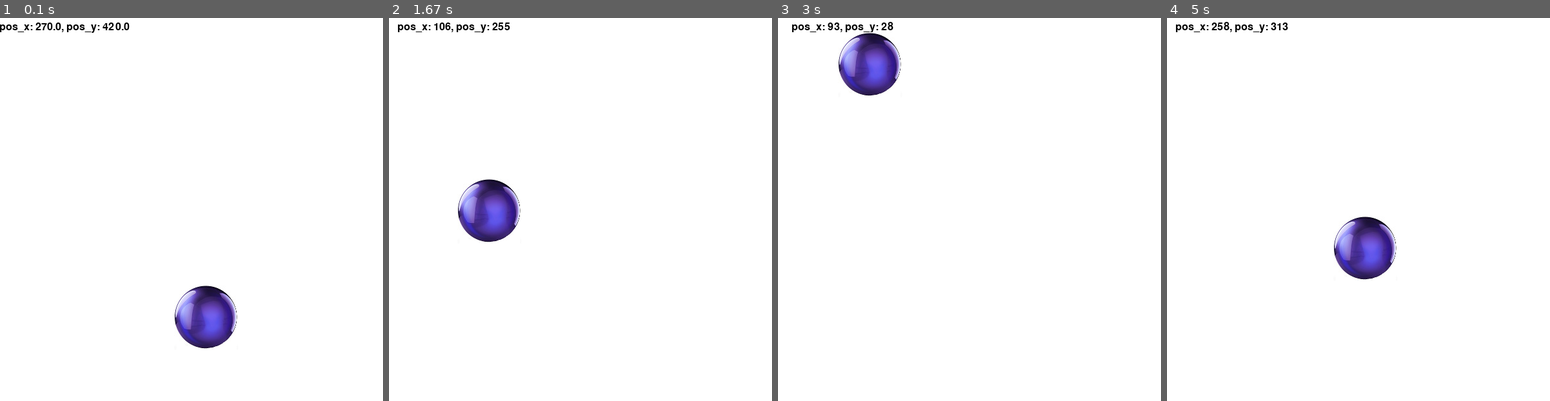
Above: before the commit, frames 1-4 (left to right).
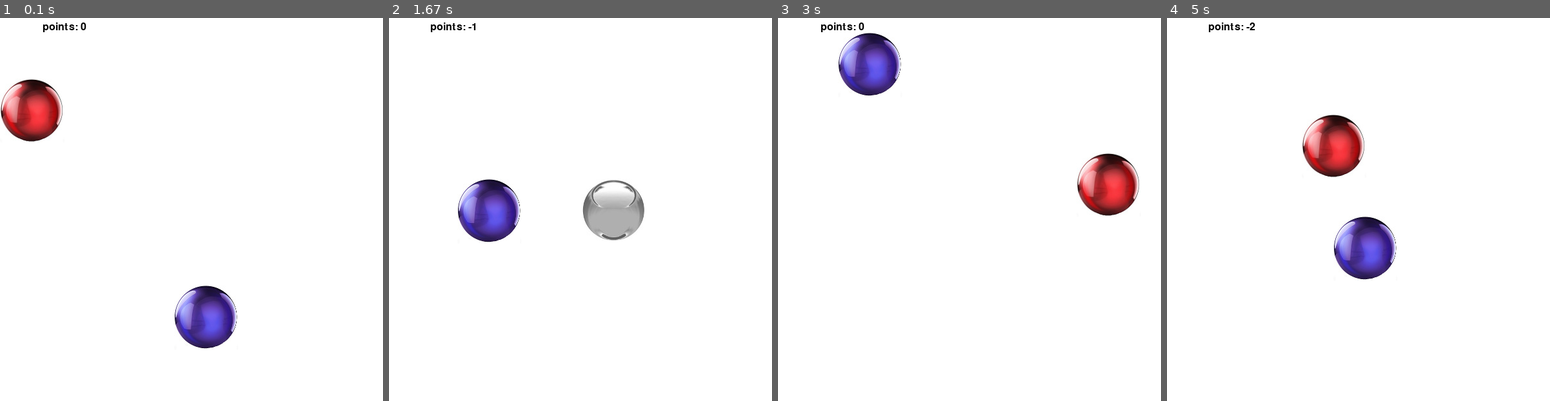
Above: after the commit, the same moments.

Repository: vishal-keshav/Q-Learning-pygame
Game: pygame game, started from testing_main.py
Two runs of this game, one before a commit and one after it. Both use one fixed random seed, a clock stepped at 60 frames per second and the inputs below.
Inputs (mouse positions are in pixels of both pictures, inside the frame that each line leads up to):
- Up to frame 1 (0.1 s): no input
- Up to frame 2 (1.67 s): hold Right 0.33-0.8 s; move the mouse to (569, 224) at 0.37 s; hold Up 0.83-1.13 s; move the mouse to (706, 198) at 0.87 s; hold Right 1.17-1.63 s; move the mouse to (488, 209) at 1.2 s
- Up to frame 3 (3 s): hold Left 1.67-2.2 s; move the mouse to (850, 148) at 1.7 s; click (1111, 343) at 2.28 s; hold Down 2.57-2.87 s; click (1015, 240) at 2.65 s; hold Left from 2.9 s (still down); click (869, 63) at 2.98 s
- Up to frame 4 (5 s): release Left at 3.3 s; hold Up 3.33-3.7 s; click (1369, 79) at 3.42 s; hold Right 3.73-4.37 s; click (1270, 132) at 3.82 s; hold Down 4.4-4.77 s; click (1343, 309) at 4.48 s; hold Left from 4.8 s (still down); click (1366, 247) at 4.88 s

The runs differ from the first frame. In frame 1, 2.4% of the frame differs, in the area x 0-34%, y 1-33%; in frame 2, 2.1%; in frame 3, 2.3%; in frame 4, 2.4%.

Commit message:
game func complete

Diff:
--- a/testing_main.py
+++ b/testing_main.py
@@ -1,5 +1,6 @@
 import os
 import pygame as pg
+import random
 from text_log import *
 """Utility functons"""
 def maxim(a,b):
@@ -14,6 +15,11 @@
     else:
         return b
 
+"""Block crosses each other"""
+def crossover(x1,y1,x2,y2):
+    if (y1<y2+100) and (y1+100>y2) and (x1<x2+100) and (x1+100>x2):
+        return True
+    return False
 
 """Event handler"""
 def handle_event(event, pg, x, y):
@@ -61,9 +67,19 @@
 """Objects on window"""
 path = os.path.join("resources", "ball1.jpg")
 ball_image = pg.image.load(path)
+path = os.path.join("resources", "ball2.jpg")
+negative_ball = pg.image.load(path)
+path = os.path.join("resources", "ball3.jpg")
+positive_ball = pg.image.load(path)
 ball_y = 0.7*disp_height
 ball_x = 0.45*disp_width
-
+nball_x = 0
+nball_y = 0
+draw_ball = 0
+##pball_x = 0
+##pball_y = 0
+points = 0
+bool_draw = True
 """Game loop"""
 abort = False
 while not abort:
@@ -77,11 +93,34 @@
 
     #update the game window, set fps
     disp.fill(bg_color)
-    log = "pos_x: " + str(ball_x) + ", pos_y: " + str(ball_y)
+    #log = "pos_x: " + str(ball_x) + ", pos_y: " + str(ball_y)
+    log = "points: " + str(points)
     display_msg(log, pg, disp)
+
+    if nball_y > 600:
+        nball_y = -5
+        nball_x = random.randrange(0,500)
+        draw_ball = random.randrange(0,2)
+        bool_draw = True
+
+    nball_y = nball_y + 20
     draw(ball_image,disp,ball_x,ball_y)
+    if crossover(ball_x, ball_y, nball_x, nball_y):
+        if draw_ball <=0 and bool_draw:
+            points = points - 1
+            #print(points)
+        elif draw_ball >0 and bool_draw:
+            points = points + 1
+            #print(points)
+        bool_draw = False
+
+    elif draw_ball <= 0 and bool_draw:
+        draw(negative_ball,disp,nball_x,nball_y)
+    elif draw_ball > 0 and bool_draw:
+        draw(positive_ball,disp,nball_x,nball_y)
+
     pg.display.update()
-    clk.tick(30)
+    clk.tick(45)
 
 """ We have come out of game logic loop"""
 pg.quit()
Binary file added: resources/ball2.jpg
Binary file added: resources/ball3.jpg
Not shown, changed: text_log.pyc
